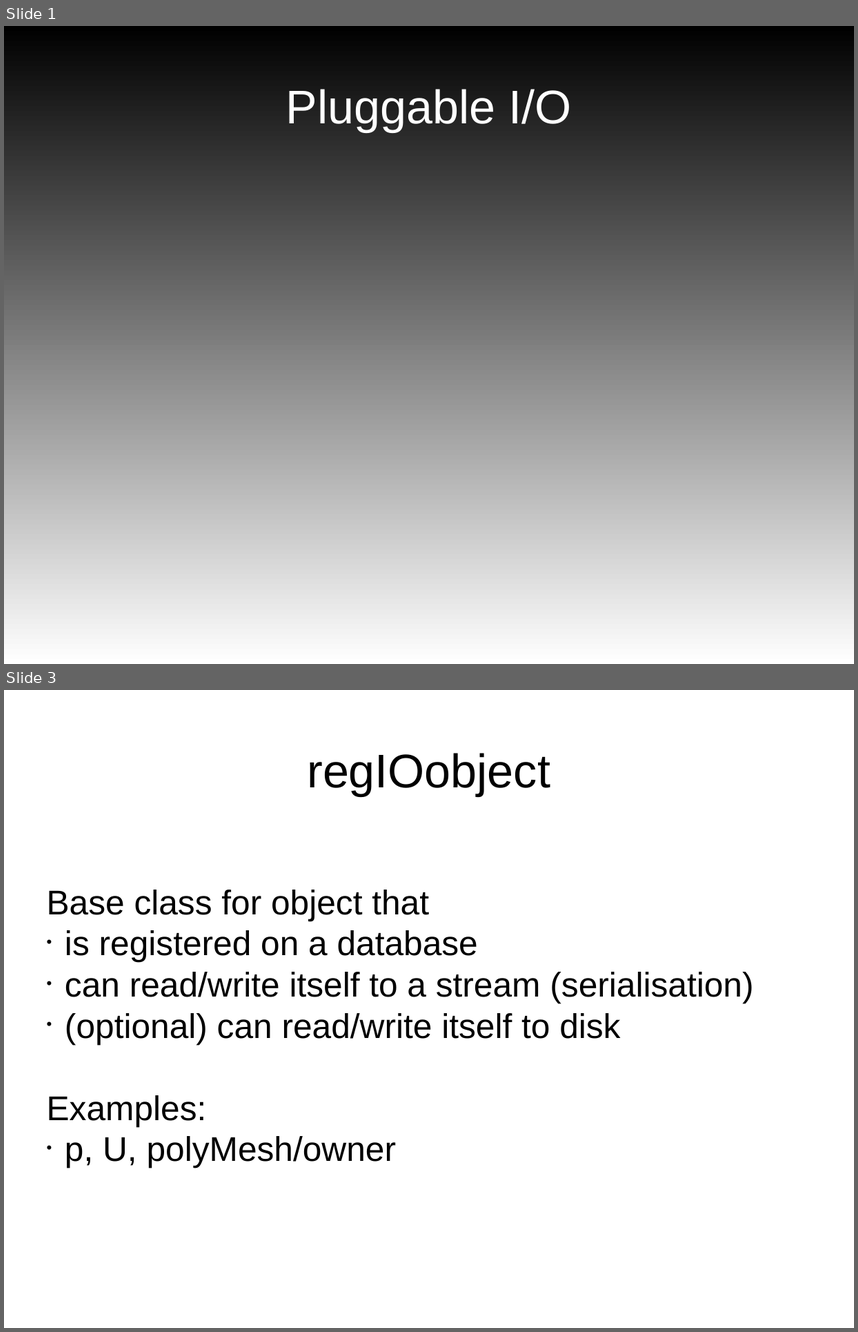
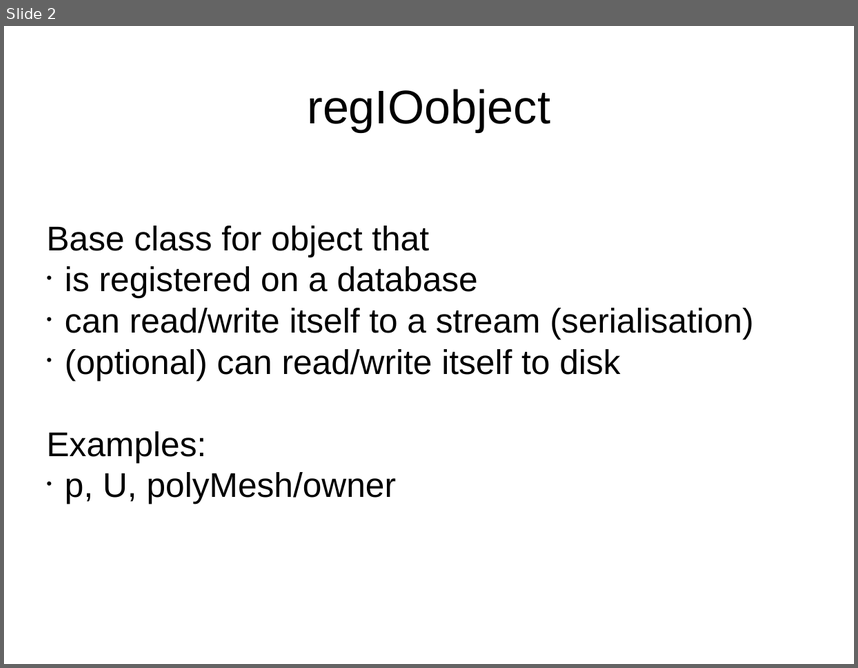
Before and after one commit to mattijsjanssens/mattijs-extensions, a slide deck: doc/Notes/GlobalFile_UGM2017/presentation.odp. Shown one above the other, each under a label of ours: slides 1 and 3 before the commit, slide 2 after it; the slides between them are not shown. The pictures are 858x1332 and 858x668 pixels, drawn with LibreOffice and Linux fonts; fonts in the diff are those of the drawing. Boxes give left, top, right and bottom in pixels: in the first picture for what was removed or moved away, otherwise in the second. Text is boxed around its words. In the diff, an @@ line names an element or a change of style, - is before the commit and + after.

```diff
--- a/doc/Notes/GlobalFile_UGM2017/presentation.odp
+++ b/doc/Notes/GlobalFile_UGM2017/presentation.odp
@@ slide 1 removed at [4, 26, 854, 664], background gradient #000000 to #FFFFFF @@
@@ title removed at [286, 89, 571, 132] @@
-Pluggable I/O
@@ what was slide 3 is now slide 2 @@
```
Also in this commit, not shown: 7 slides changed, 1 other file.
